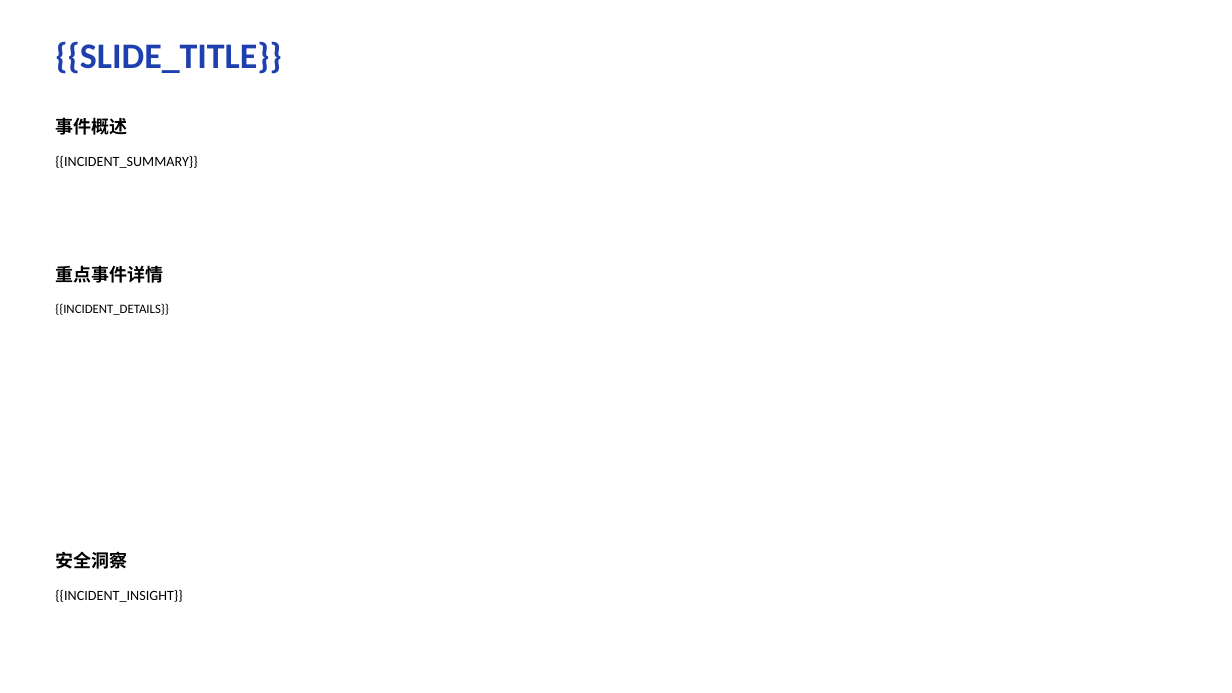
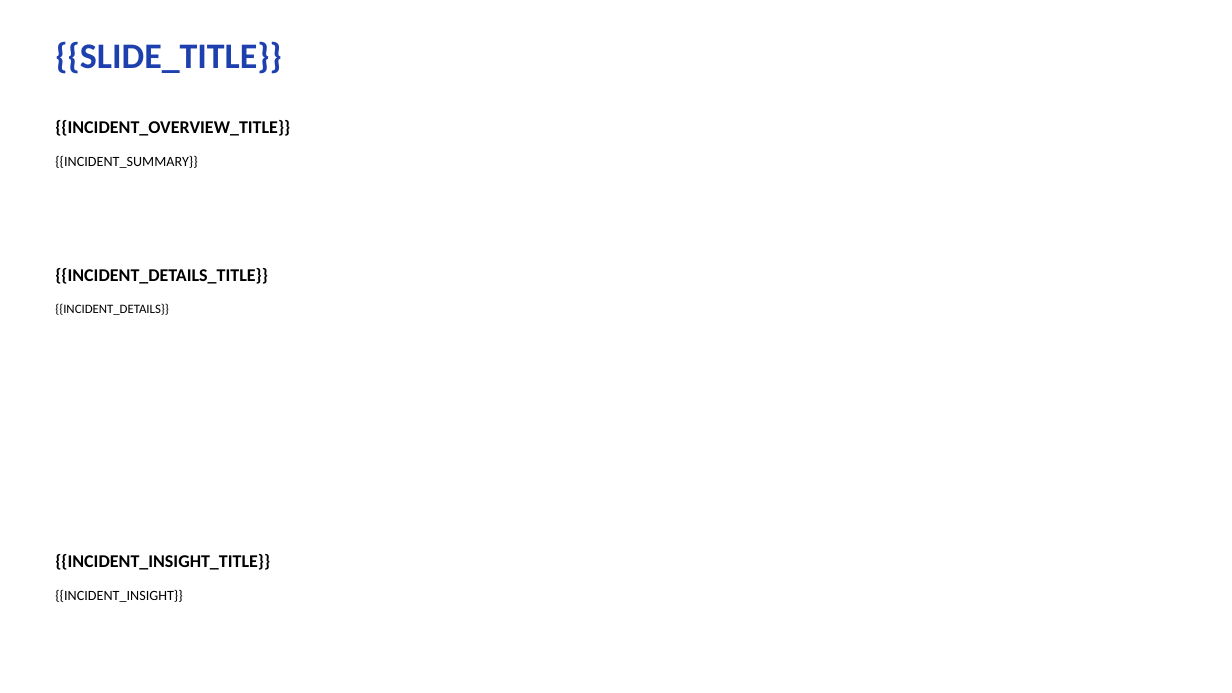
Before and after one commit to Xupai2022/report-generation, a slide deck: slide 4 of mss_ai_ppt_sample_assets/backend/data/templates/mss_executive_v2.pptx. Drawn at 1232x693 pixels with LibreOffice and Linux fonts; fonts in the diff are those of the drawing. Boxes give left, top, right and bottom in pixels: in the first picture for what was removed or moved away, otherwise in the second. Text is boxed around its words. In the diff, an @@ line names an element or a change of style, - is before the commit and + after.

```diff
--- a/mss_ai_ppt_sample_assets/backend/data/templates/mss_executive_v2.pptx
+++ b/mss_ai_ppt_sample_assets/backend/data/templates/mss_executive_v2.pptx
@@ text at <box>55,120,290,136</box>: text changed @@
-事件概述
+{{INCIDENT_OVERVIEW_TITLE}}
@@ text at <box>55,268,268,284</box>: text changed @@
-重点事件详情
+{{INCIDENT_DETAILS_TITLE}}
@@ text at <box>55,554,270,570</box>: text changed @@
-安全洞察
+{{INCIDENT_INSIGHT_TITLE}}
```
Also in this commit, not shown: 6 other slides changed, 1 slide added, 1 slide removed, 45 other files.
